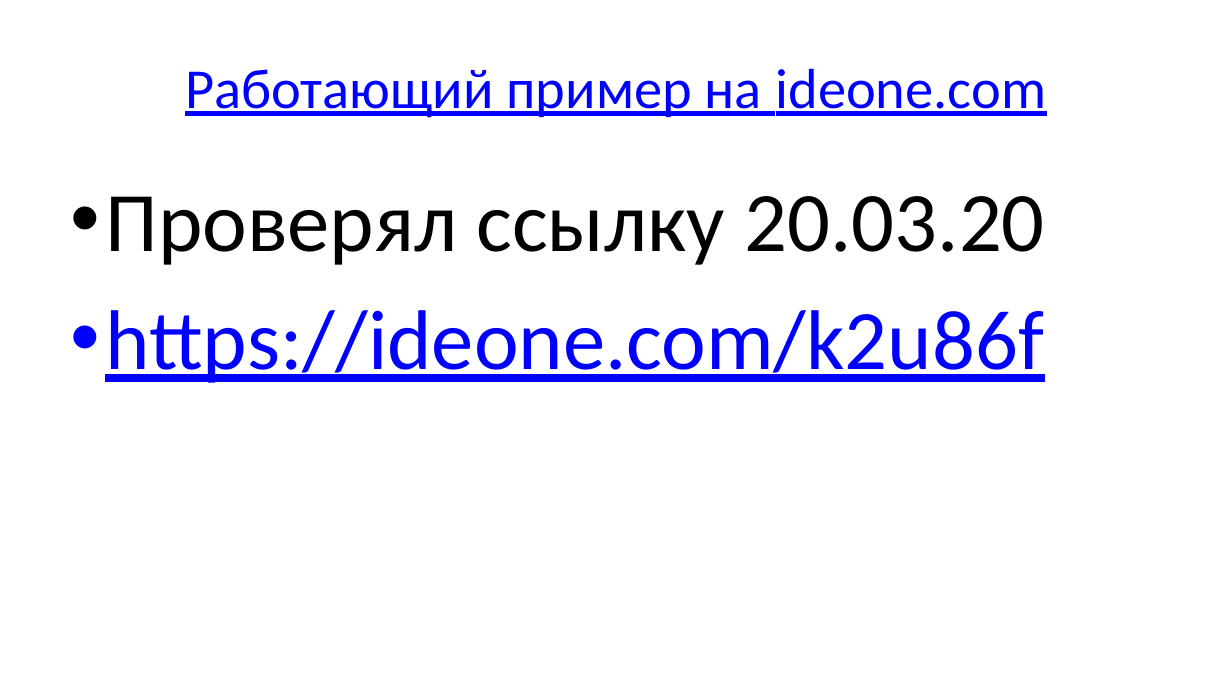
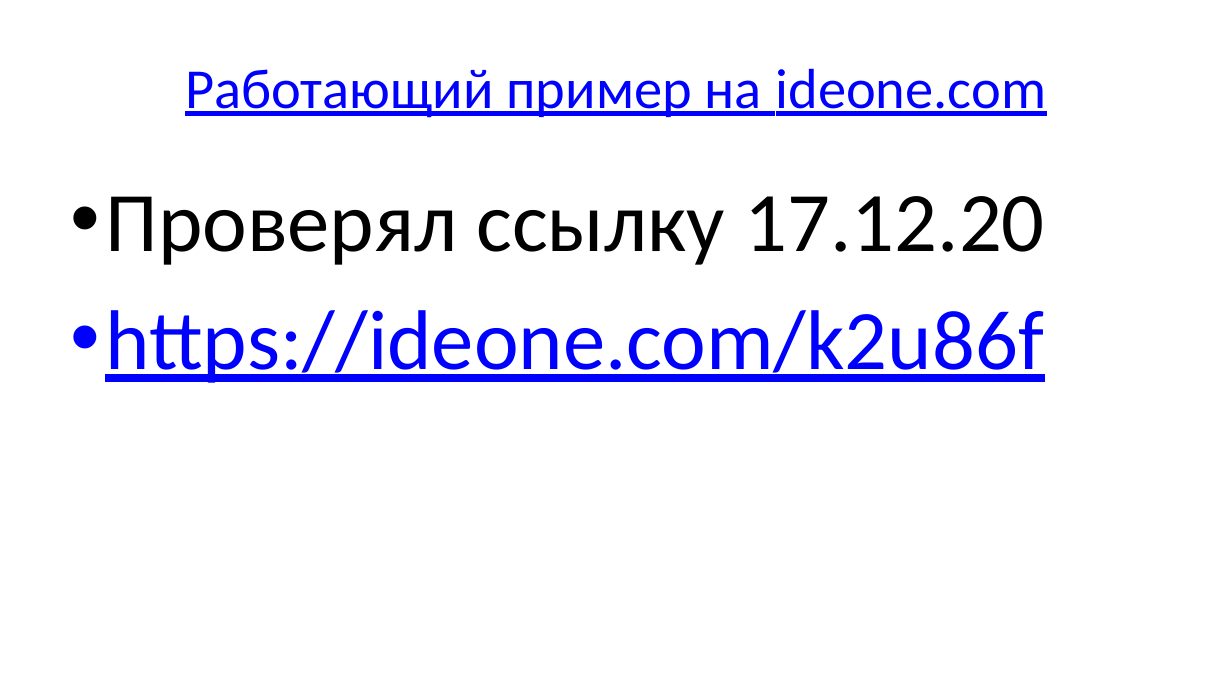
Before and after one commit to Evgueni-Petrov-aka-espetrov/Algorithms-and-Programming-in-C-pptx, a slide deck: slide 56 of 19 Б и КЧ деревья.pptx (slide 13 before the commit). Drawn at 1232x693 pixels with LibreOffice and Linux fonts; fonts in the diff are those of the drawing. Boxes give left, top, right and bottom in pixels: in the first picture for what was removed or moved away, otherwise in the second. Text is boxed around its words. In the diff, an @@ line names an element or a change of style, - is before the commit and + after.

```diff
--- a/19 Б и КЧ деревья.pptx
+++ b/19 Б и КЧ деревья.pptx
@@ text at [105,196,1045,265]: text changed @@
-• Проверял ссылку 20.03.20
+• Проверял ссылку 17.12.20
```
Also in this commit, not shown: 12 other slides changed, 105 slides added, 1 slide removed.
